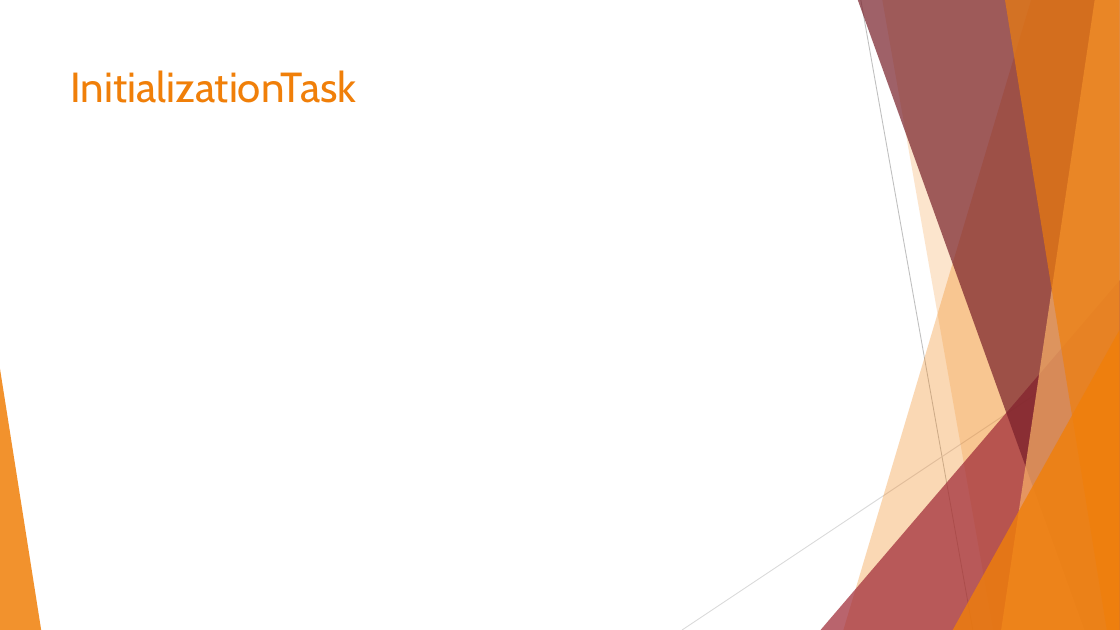
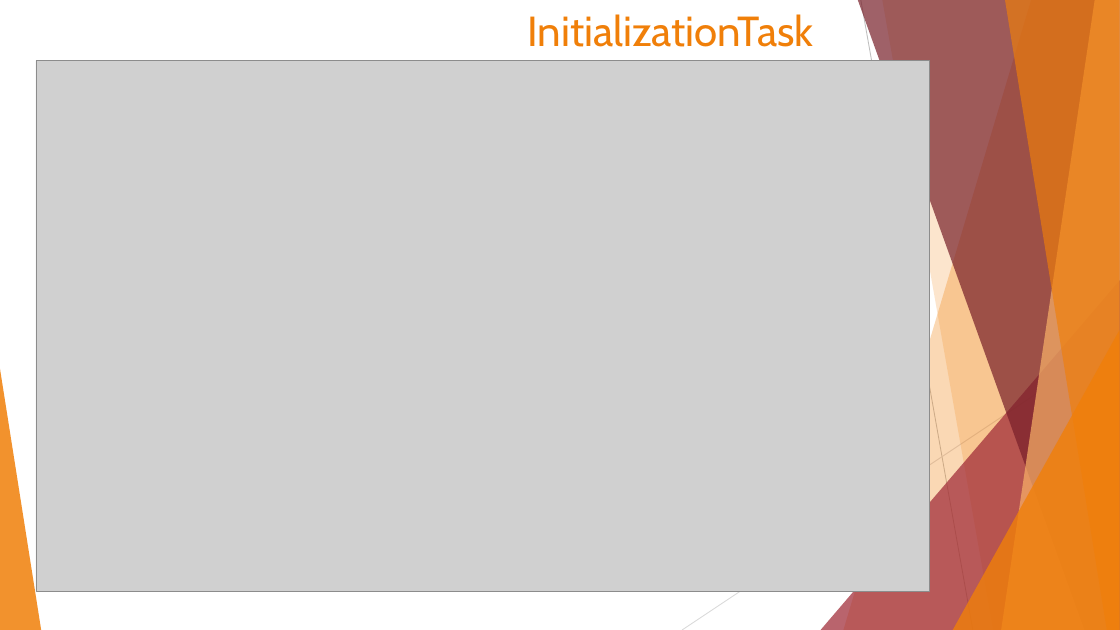
Before and after one commit to baldwinvs/embsys105, a slide deck: slide 10 of Project/Presentation.pptx (slide 7 before the commit). Drawn at 1120x630 pixels with LibreOffice and Linux fonts; fonts in the diff are those of the drawing; grey boxes stand for pictures. Boxes give left, top, right and bottom in pixels: in the first picture for what was removed or moved away, otherwise in the second. Text is boxed around its words. In the diff, an @@ line names an element or a change of style, - is before the commit and + after.

```diff
--- a/Project/Presentation.pptx
+++ b/Project/Presentation.pptx
@@ title "InitializationTask": place and size @@
-title "InitializationTask" at <box>71,70,357,103</box>
+title "InitializationTask" at <box>527,14,813,47</box>
@@ picture added at <box>36,60,929,592</box> @@
```
Also in this commit, not shown: 6 other slides changed, 1 slide added, 1 slide removed, 9 other files.
